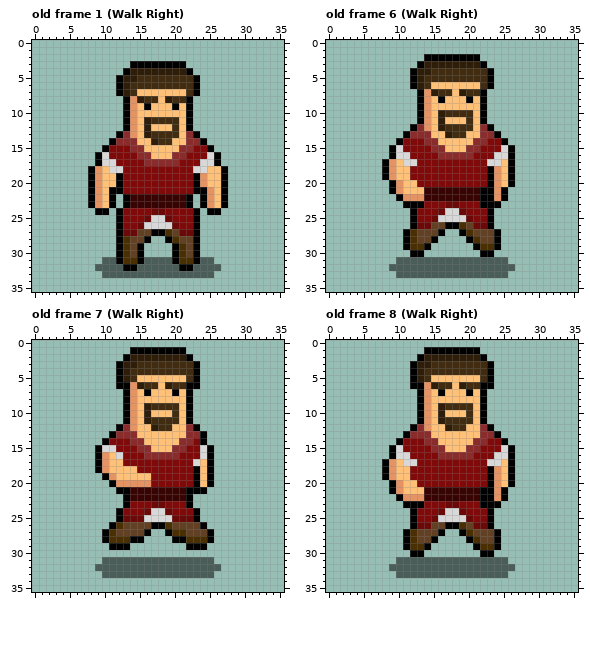
Pixel-art file: .Aseprite Files/Character Sprites/Villager Sprite Sheet.aseprite. Above: the version before the commit.
36x36 pixels, 8 frames. Shown: old frame 1 (Walk Right), old frame 6 (Walk Right), old frame 7 (Walk Right), old frame 8 (Walk Right). The commit also changed other frames, which this record leaves out.
And afterwards:
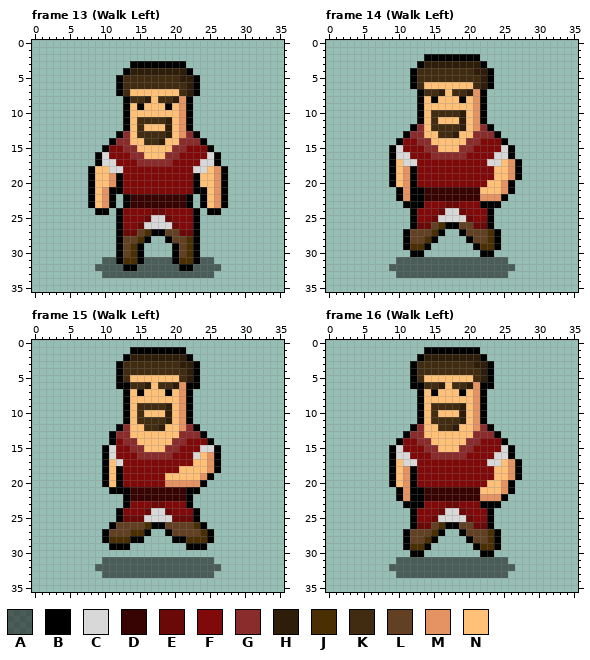
Palette (. is transparent): A #00000082  B #000000  C #d8d8d8  D #380303  E #6b0909  F #800909  G #8a2c2c  H #2e1d09  J #4a2f03  K #412c11  L #624023  M #e59363  N #ffc078
A new or re-ordered frame is compared with the old frame closest to it.
Change:
frames 8 -> 16
Frame 13 (Walk Left) is new; against old frame 1 (Walk Right), layer "Villager":
y 5: x 13..14 HH -> KK; x 21..22 KK -> HH
y 6: x 13 H -> K; x 22 K -> H
y 7: x 13..14 HK -> KN; x 21..22 NK -> KH
y 8: x 14..21 MHKKNHKK -> KKHNKKHM
y 9: x 14..16 MNB -> NBN; x 19..21 NBN -> BNM
y 10: x 14 M -> N; x 21 N -> M
y 11: x 14..16 MNH -> NKK; x 19..21 KKN -> HNM
y 12: x 14..16 MNH -> NKN; x 19..21 NKN -> HNM
y 13: x 14..16 MNH -> NKK; x 19..21 KKN -> HNM
y 14: x 14 G -> N; x 16..19 NHKK -> KKHN; x 21 N -> G
y 15: x 13 F -> G; x 15 G -> N; x 20 N -> G; x 22 G -> F
y 16: x 14 F -> G; x 16 G -> N; x 19 N -> G; x 21 G -> F
y 17: x 15 F -> G; x 20 G -> F
y 18: x 9 M -> N; x 26 N -> M
y 19..20: x 9 M -> N; x 11 N -> M; x 24 M -> N; x 26 N -> M
y 21..23: x 9..10 MN -> NM; x 25..26 MN -> NM
y 27: x 16 L -> J; x 19 J -> L
y 28: x 13 J -> L; x 15 L -> J; x 20 J -> L; x 22 L -> J
y 29..30: x 13..14 JL -> LJ; x 21..22 JL -> LJ
Frame 14 (Walk Left) is new; against old frame 6 (Walk Right), layer "Villager":
y 4: x 13..14 HH -> KK; x 21..22 KK -> HH
y 5: x 13 H -> K; x 22 K -> H
y 6: x 13..14 HK -> KN; x 21..22 NK -> KH
y 7: x 14..21 MHKKNHKK -> KKHNKKHM
y 8: x 14..16 MNB -> NBN; x 19..21 NBN -> BNM
y 9: x 14 M -> N; x 21 N -> M
y 10: x 14..16 MNH -> NKK; x 19..21 KKN -> HNM
y 11: x 14..16 MNH -> NKN; x 19..21 NKN -> HNM
y 12: x 14..16 MNH -> NKK; x 19..21 KKN -> HNM
y 13: x 14 G -> N; x 16..19 NHKK -> KKHN; x 21 N -> G
y 14: x 13 F -> G; x 15 G -> N; x 20 N -> G; x 22 G -> F
y 15: x 14 F -> G; x 16 G -> N; x 19 N -> G; x 21 G -> F
y 16: x 15 F -> G; x 20 G -> F
y 17: x 8..9 BM -> .B; x 26..27 B. -> MB
y 18..19: x 8..9 BM -> .B; x 11..12 NF -> MB; x 23..24 BM -> FN; x 26..27 B. -> MB
y 20: x 10..12 MNN -> NMB; x 23..25 BMN -> NNM
y 21: x 9..13 BMNNN -> .BMBB; x 22..26 BBMB. -> NNNMB
y 22: x 12..13 MM -> BB; x 22..23 BB -> MM
y 26: x 16 L -> J; x 19 J -> L
y 27: x 12 J -> L; x 15 L -> J; x 20 J -> L; x 23 L -> J
y 28: x 12 J -> L; x 14 L -> J; x 21 J -> L; x 23 L -> J
Frame 15 (Walk Left) is new; against old frame 7 (Walk Right), layer "Villager":
y 3: x 13..14 HH -> KK; x 21..22 KK -> HH
y 4: x 13 H -> K; x 22 K -> H
y 5: x 13..14 HK -> KN; x 21..22 NK -> KH
y 6: x 14..21 MHKKNHKK -> KKHNKKHM
y 7: x 14..16 MNB -> NBN; x 19..21 NBN -> BNM
y 8: x 14 M -> N; x 21 N -> M
y 9: x 14..16 MNH -> NKK; x 19..21 KKN -> HNM
y 10: x 14..16 MNH -> NKN; x 19..21 NKN -> HNM
y 11: x 14..16 MNH -> NKK; x 19..21 KKN -> HNM
y 12: x 14 M -> N; x 16..19 NHKK -> KKHN; x 21 N -> M
y 13: x 14 G -> N; x 21 N -> G
y 14: x 10..11 BF -> .B; x 13 F -> G; x 15 G -> N; x 20 N -> G; x 22 G -> F; x 24..25 B. -> FB
y 15: x 9..10 BC -> .B; x 14 F -> G; x 16 G -> N; x 19 N -> G; x 21 G -> F; x 25..26 B. -> CB
y 16: x 9..12 BMNC -> .BCF; x 15 F -> G; x 20 G -> F; x 23..26 FCB. -> CNMB
y 17: x 9..10 BM -> .B; x 12 N -> C; x 23 C -> N; x 25..26 B. -> MB
y 18: x 9..10 BM -> .B; x 12..14 NNN -> BFF; x 21..23 FFB -> NNN; x 25..26 B. -> MB
y 19: x 11..16 MNNNNN -> NBFFFF; x 19..24 FFFFBN -> NNNNNM
y 20: x 10..16 .BMMMMM -> BNBFFFF; x 19..25 FFFFBNB -> MMMMMB.
y 21: x 11 . -> B; x 24 B -> .
y 26: x 12 J -> L; x 16 L -> J; x 19 J -> L; x 23 L -> J
y 27: x 11 J -> L; x 14..15 LL -> JJ; x 20..21 JJ -> LL; x 24 L -> J
Frame 16 (Walk Left) is new; against old frame 8 (Walk Right), layer "Villager":
y 3: x 13..14 HH -> KK; x 21..22 KK -> HH
y 4: x 13 H -> K; x 22 K -> H
y 5: x 13..14 HK -> KN; x 21..22 NK -> KH
y 6: x 14..21 MHKKNHKK -> KKHNKKHM
y 7: x 14..16 MNB -> NBN; x 19..21 NBN -> BNM
y 8: x 14 M -> N; x 21 N -> M
y 9: x 14..16 MNH -> NKK; x 19..21 KKN -> HNM
y 10: x 14..16 MNH -> NKN; x 19..21 NKN -> HNM
y 11: x 14..16 MNH -> NKK; x 19..21 KKN -> HNM
y 12: x 14 M -> N; x 16..19 NHKK -> KKHN; x 21 N -> M
y 13: x 14 G -> N; x 21 N -> G
y 14: x 13 F -> G; x 15 G -> N; x 20 N -> G; x 22 G -> F
y 15: x 14 F -> G; x 16 G -> N; x 19 N -> G; x 21 G -> F
y 16: x 15 F -> G; x 20 G -> F
y 17: x 8..9 BM -> .B; x 26..27 B. -> MB
y 18..19: x 8..9 BM -> .B; x 11..12 NF -> MB; x 23..24 BM -> FN; x 26..27 B. -> MB
y 20: x 10..12 MNN -> NMB; x 23..25 BMN -> NNM
y 21: x 9..13 BMNNN -> .BMBB; x 22..26 BBMB. -> NNNMB
y 22: x 12..13 MM -> BB; x 22..23 BB -> MM
y 26: x 16 L -> J; x 19 J -> L
y 27: x 12 J -> L; x 15 L -> J; x 20 J -> L; x 23 L -> J
y 28: x 12 J -> L; x 14 L -> J; x 21 J -> L; x 23 L -> J
Where, in picture pixels (left, top, right, bottom), the same in both pictures:
changed: (95, 75, 221, 208)
changed: (123, 229, 193, 257)
changed: (382, 68, 522, 243)
changed: (95, 361, 221, 536)
changed: (382, 361, 522, 543)
